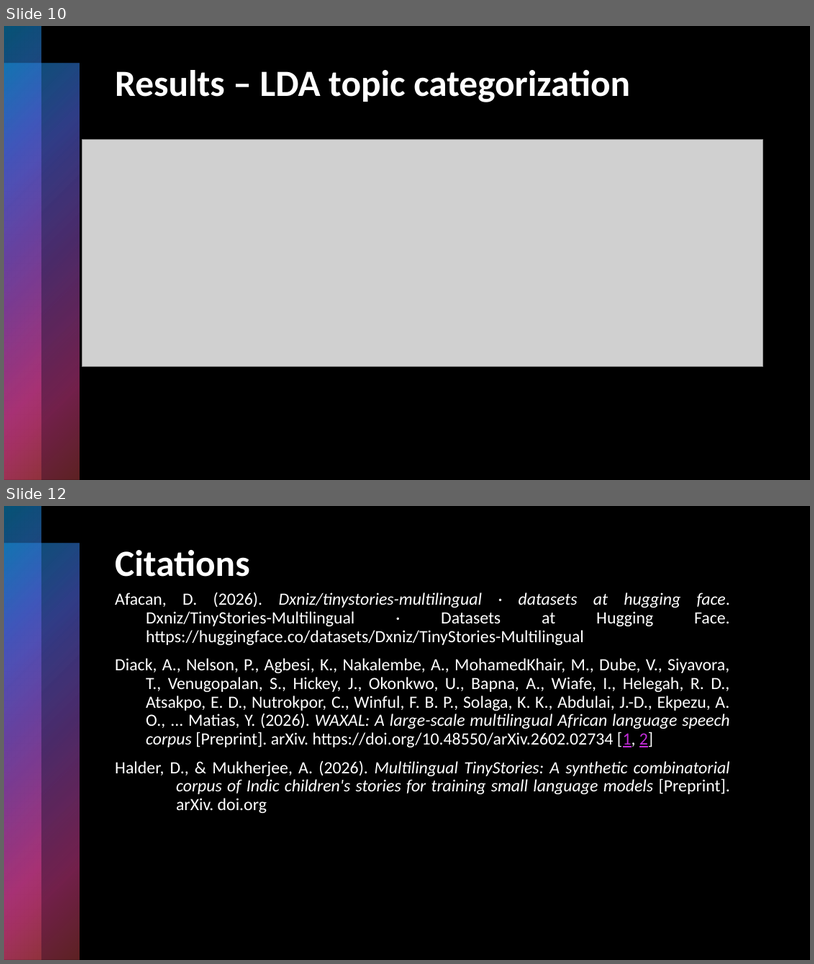
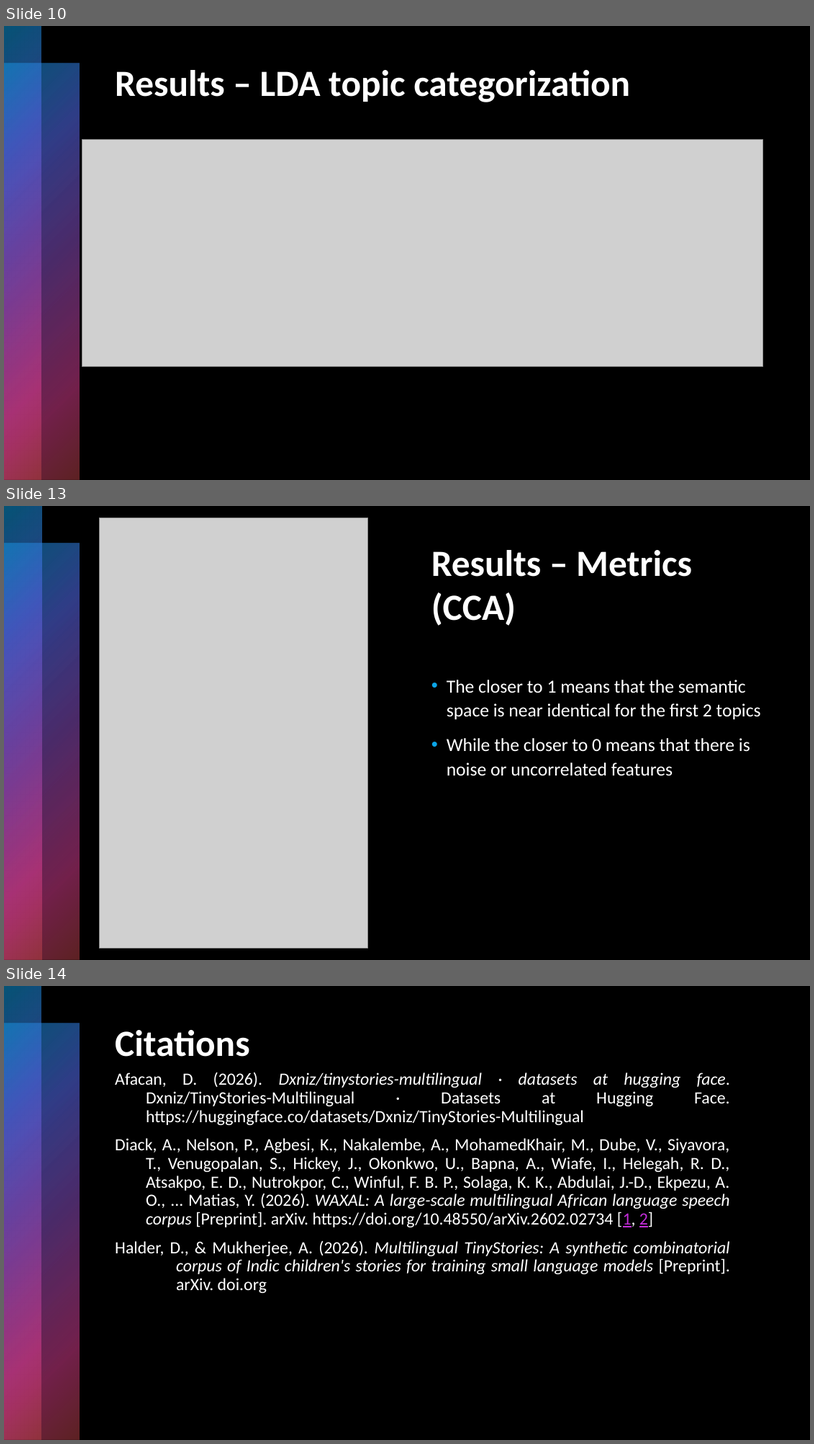
Before and after one commit to look-luc/Multilingual-Stories-Topic-Space, a slide deck: presentation.pptx. Shown one above the other, each under a label of ours: slides 10 and 12 before the commit, slides 10, 13 and 14 after it; the slides between them are not shown. The pictures are 814x964 and 814x1444 pixels, drawn with LibreOffice and Linux fonts; fonts in the diff are those of the drawing; grey boxes stand for pictures. Boxes give left, top, right and bottom in pixels: in the first picture for what was removed or moved away, otherwise in the second. Text is boxed around its words. In the diff, an @@ line names an element or a change of style, - is before the commit and + after.

Commit message:
finished presentation

```diff
--- a/presentation.pptx
+++ b/presentation.pptx
@@ slide 13 added at (4,506,810,960), background #000000; not listed: 2 template elements that a slide beside it also shows @@
@@ rectangle added at (4,506,810,960), fill #000000 @@
@@ rectangle added at (4,506,41,960), fill gradient #0BA5E8 to #5066E1 to #894EC0 to #E54196 to #BE4449 @@
@@ picture added at (99,518,368,948) @@
@@ rectangle added at (4,543,79,960), fill gradient #0BA5E8 to #5066E1 to #894EC0 to #E54196 to #BE4449 @@
@@ title added at (432,550,692,626), 44 pt, text #FFFFFF, bold @@
+Results – Metrics (CCA)
@@ text added at (447,680,761,776), 22 pt, text #FFFFFF @@
+• The closer to 1 means that the semantic space is near identical for the first 2 topics
+• While the closer to 0 means that there is noise or uncorrelated features
@@ what was slide 12 is now slide 14 @@
```
Also in this commit, not shown: 2 slides changed, 1 other slide added, 1 other file.
